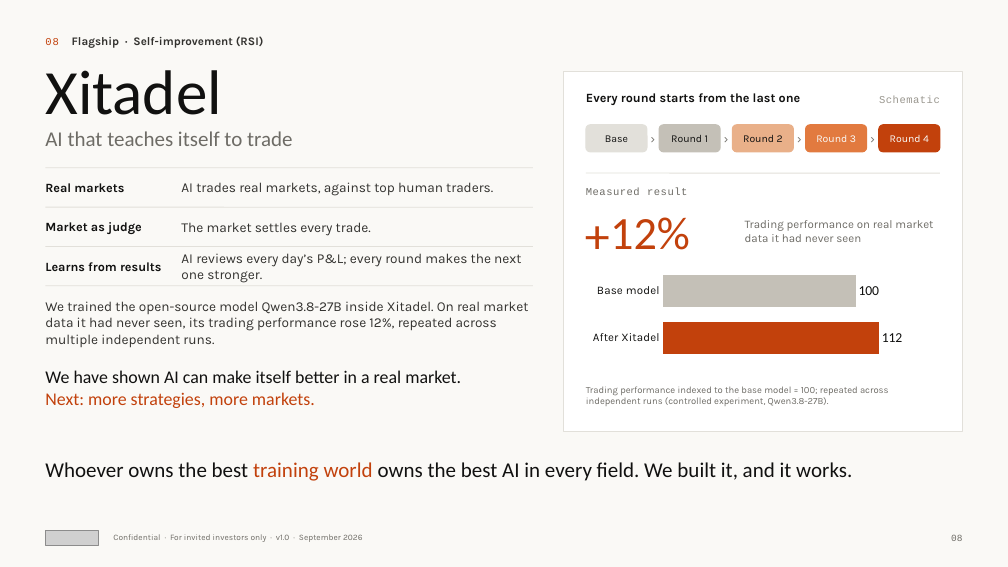
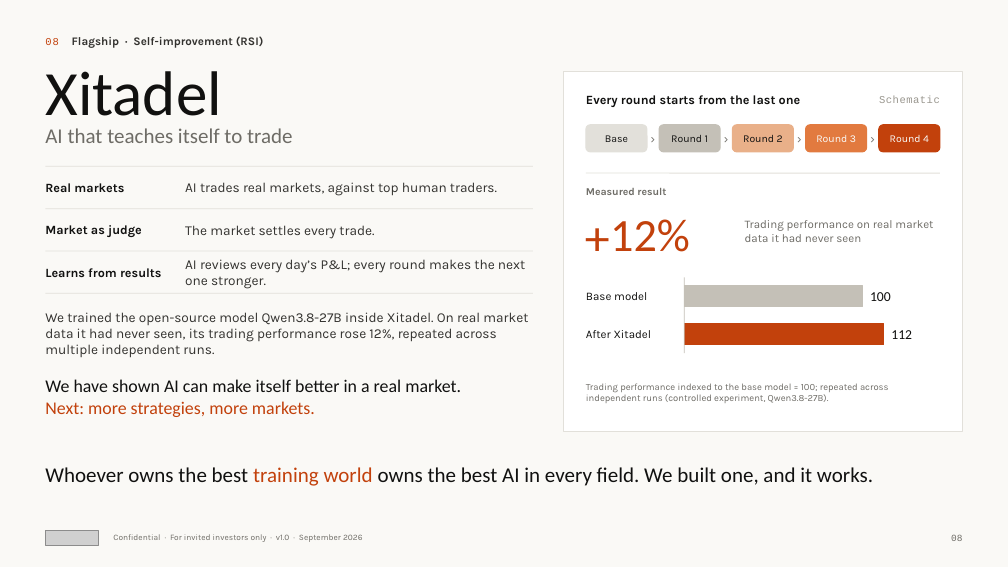
Before and after one commit to wangchen0802/Delta1, a slide deck: slide 8 of SimReal-Seed-Deck-EN.pptx. Drawn at 1008x567 pixels with LibreOffice and Linux fonts; fonts in the diff are those of the drawing; grey boxes stand for pictures. Boxes give left, top, right and bottom in pixels: in the first picture for what was removed or moved away, otherwise in the second. Text is boxed around its words. In the diff, an @@ line names an element or a change of style, - is before the commit and + after.

```diff
--- a/SimReal-Seed-Deck-EN.pptx
+++ b/SimReal-Seed-Deck-EN.pptx
@@ text "Xitadel" rewrapped from box(45, 70, 221, 115) to box(45, 71, 221, 131) @@
@@ text "AI trades real markets, against ...": place and size @@
-text "AI trades real markets, against ..." at box(181, 182, 493, 196)
+text "AI trades real markets, against ..." at box(185, 182, 497, 196)
@@ text "The market settles every trade.": place and size @@
-text "The market settles every trade." at box(181, 222, 371, 236)
+text "The market settles every trade." at box(185, 225, 374, 239)
@@ text "Measured result" at box(586, 188, 666, 195): font Courier New to Karla, letter spacing 0.5 to 0 pt, bold on @@
@@ text "AI reviews every day’s P&L; ...": place and size @@
-text "AI reviews every day’s P&L; ..." at box(181, 253, 521, 283)
+text "AI reviews every day’s P&L; ..." at box(185, 259, 525, 289)
@@ bar chart removed at box(586, 265, 940, 364) @@
-categories: After Xitadel, Base model
-Series 1: 112, 100
@@ 2 lines, 1 text: place and size @@
-2 lines, 1 text at box(45, 247, 533, 286)
+2 lines, 1 text at box(45, 251, 533, 293)
@@ text added at box(586, 292, 647, 300), 11 pt, text #111110 @@
+Base model
@@ rectangle added at box(684, 286, 863, 307), fill #C4C0B7, outline #C4C0B7 1 pt @@
@@ line added from (684, 278) to (684, 353), #C4C0B7 0.75 pt @@
@@ text added at box(870, 292, 891, 301), 13 pt, text #111110 @@
+100
@@ text "We trained the open-source model ...": place and size @@
-text "We trained the open-source model ..." at box(45, 301, 528, 348)
+text "We trained the open-source model ..." at box(45, 312, 528, 358)
@@ rectangle added at box(684, 324, 884, 345), fill #C2410C, outline #C2410C 1 pt @@
@@ text added at box(586, 330, 652, 338), 11 pt, text #111110 @@
+After Xitadel
@@ text added at box(891, 330, 912, 339), 13 pt, text #111110 @@
+112
@@ text "We have shown AI can ...": place and size @@
-text "We have shown AI can ..." at box(45, 370, 461, 408)
+text "We have shown AI can ..." at box(45, 379, 461, 417)
@@ text at box(45, 467, 873, 486): text changed @@
-Whoever owns the best training world owns the best AI in every field. We built it, and it works.
+Whoever owns the best training world owns the best AI in every field. We built one, and it works.
@@ text "Whoever owns the best training ..." at box(45, 467, 873, 486): vertical alignment middle to top @@
```
Also in this commit, not shown: 16 other slides changed, 6 slides removed, 6 other files.
